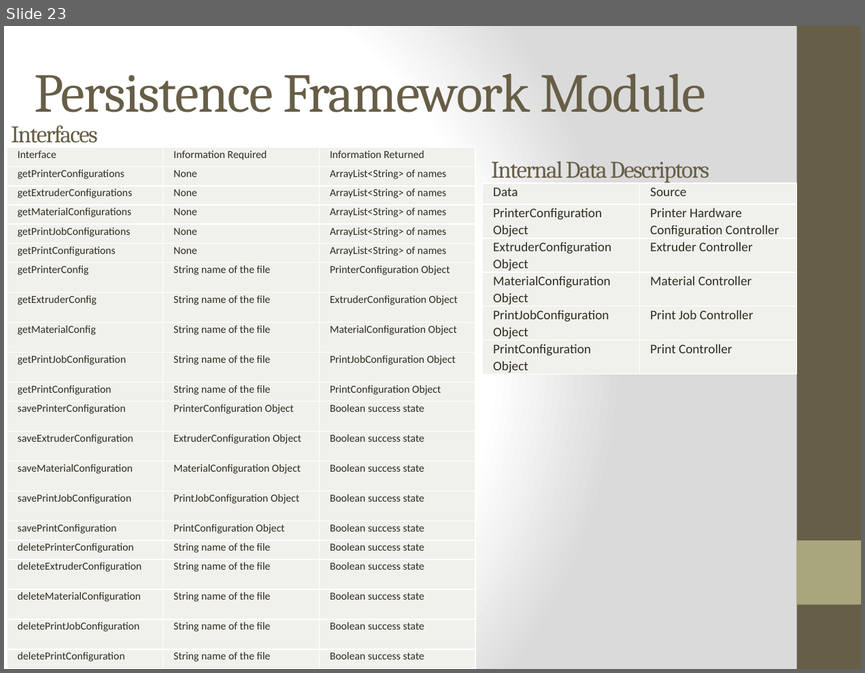
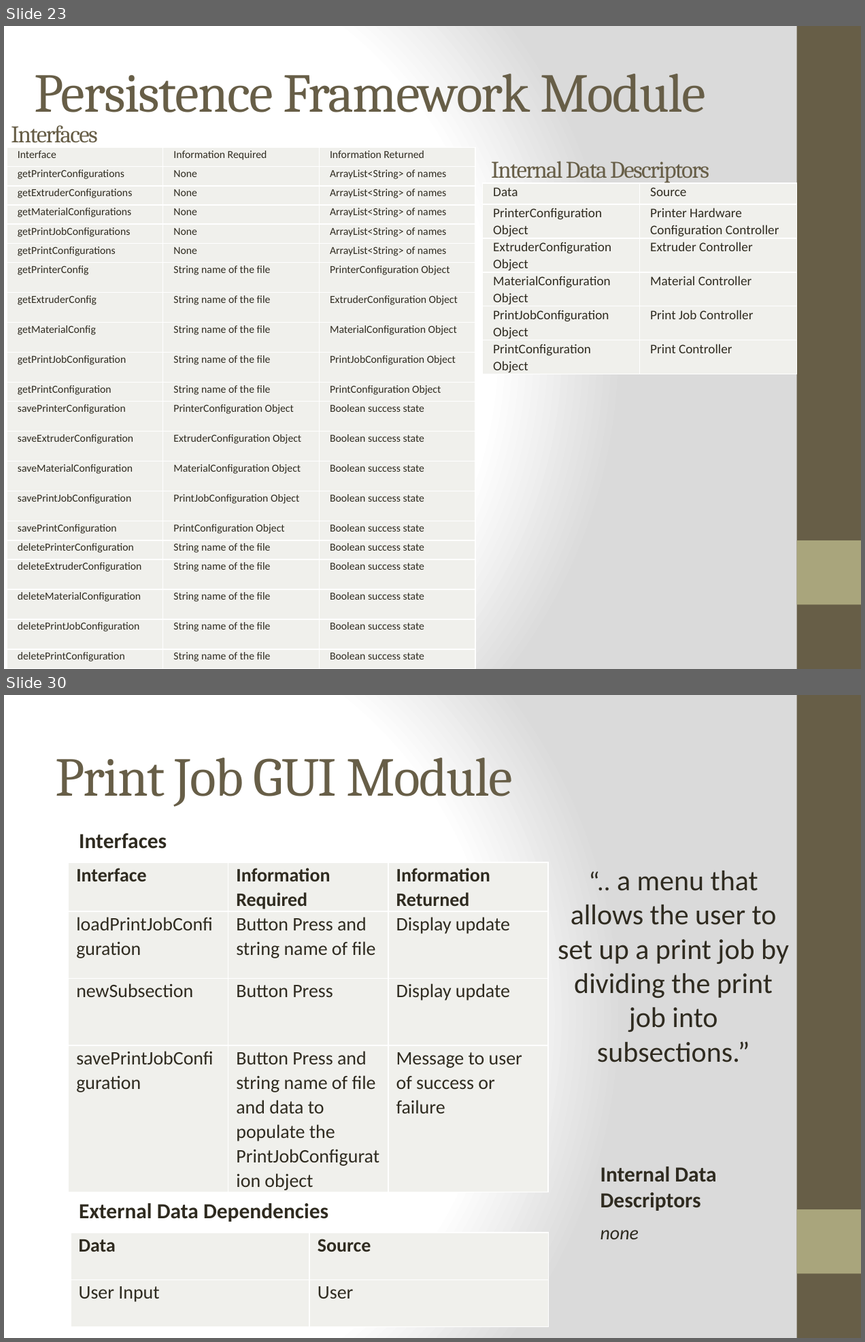
Before and after one commit to qpHalcy0n/SRDesign, a slide deck: DDS Presentation/Team Ink3d DDS.pptx. Shown one above the other, each under a label of ours: slide 23 before the commit, slides 23 and 30 after it; the slides between them are not shown. The pictures are 865x673 and 865x1342 pixels, drawn with LibreOffice and Linux fonts; fonts in the diff are those of the drawing. Boxes give left, top, right and bottom in pixels: in the first picture for what was removed or moved away, otherwise in the second. Text is boxed around its words. In the diff, an @@ line names an element or a change of style, - is before the commit and + after.

```diff
--- a/DDS Presentation/Team Ink3d DDS.pptx
+++ b/DDS Presentation/Team Ink3d DDS.pptx
@@ slide 30 added at <box>4,695,861,1338</box>, background gradient #FFFFFF to #DADADA; not listed: 2 template elements that a slide beside it also shows @@
@@ title added at <box>56,758,513,807</box>, 46 pt, text #675E47 @@
+Print Job GUI Module
@@ text added at <box>79,833,167,849</box>, 18 pt, text #2F2B20, bold @@
+Interfaces
@@ table added at <box>68,862,549,1193</box>, 4 rows, 3 columns @@
+Interface | Information Required | Information Returned
+loadPrintJobConfiguration | Button Press and string name of file | Display update
+newSubsection | Button Press | Display update
+savePrintJobConfiguration | Button Press and string name of file and data to populate the PrintJobConfiguration object | Message to user of success or failure
@@ text added at <box>558,870,789,1062</box>, 24 pt, text #2F2B20 @@
+“.. a menu that allows the user to set up a print job by dividing the print job into subsections.”
@@ text added at <box>600,1166,716,1210</box>, 18 pt, text #2F2B20, bold @@
+Internal Data Descriptors
@@ text added at <box>79,1203,328,1221</box>, 18 pt, text #2F2B20, bold @@
+External Data Dependencies
@@ table added at <box>71,1232,549,1327</box>, 2 rows, 2 columns @@
+Data | Source
+User Input | User
@@ text added at <box>600,1229,638,1239</box>, 16 pt, text #2F2B20, italic @@
+none
```
Also in this commit, not shown: 9 slides changed, 44 other slides added.
